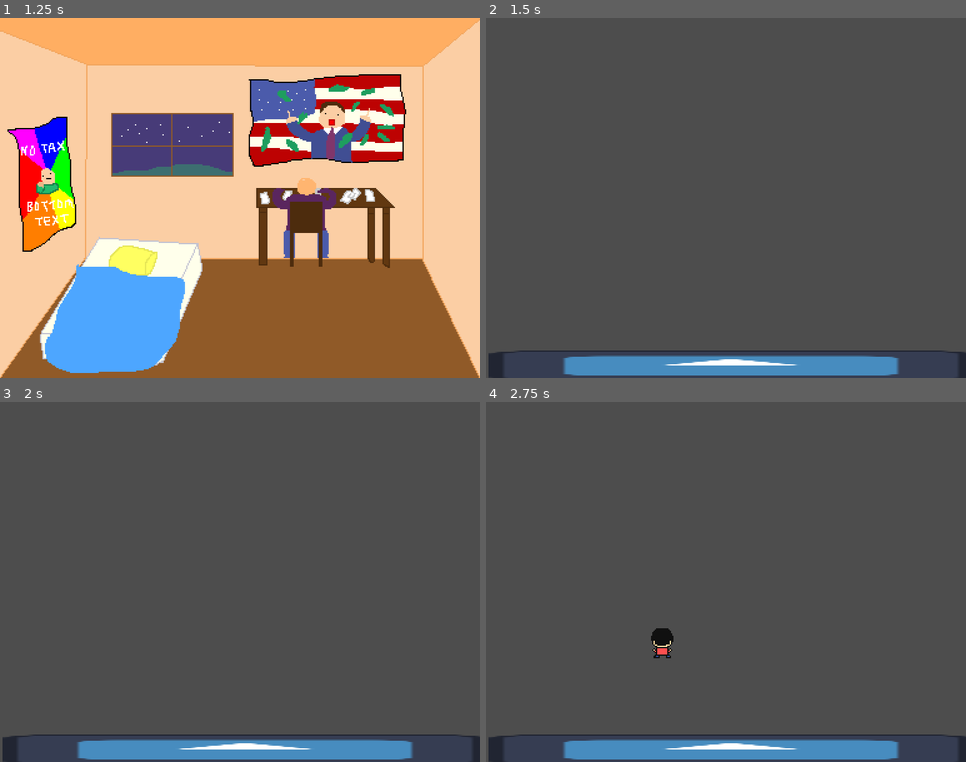
Above: before the commit, frames 1-4 (two rows, left to right).
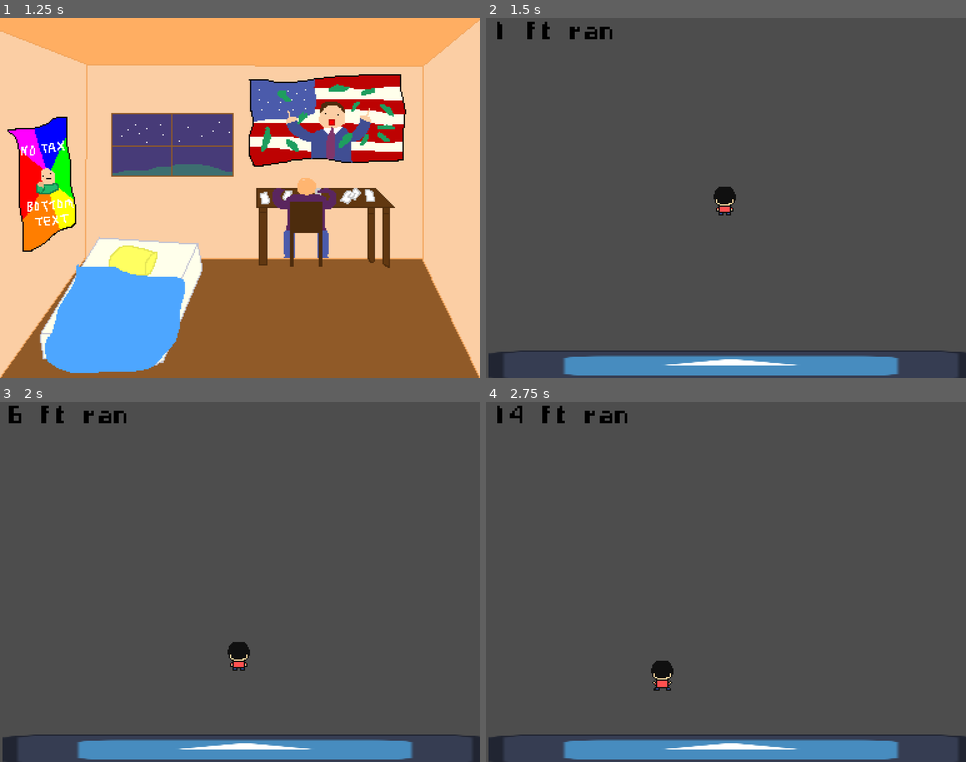
Above: after the commit, the same moments.

Repository: KaylaPuig/Hackabull-2023
Game: Godot game, scene res://Menu.tscn
Same seed, same stepped clock (60 frames per second), same inputs: the game is played once before the commit and once after it. The engine's default icon, where the game draws it, is replaced by a stand-in: a white triangle on a blue panel in a dark square.
Inputs:
- Up to frame 1 (1.25 s): tap Enter (ui_accept) at 0.5 s; hold Right (ui_right) from 0.53 s (still down); hold Enter (ui_accept) from 0.53 s (still down)
- Up to frame 2 (1.5 s): keep holding Right (ui_right); release Enter (ui_accept) at 1.28 s; tap Enter (ui_accept) at 1.35 s
- Up to frame 3 (2 s): keep holding Right (ui_right); tap Enter (ui_accept) at 1.52, 1.82 s
- Up to frame 4 (2.75 s): release Right (ui_right) at 2.03 s; hold Left (ui_left) from 2.03 s (still down); hold Enter (ui_accept) from 2.03 s (still down)

Frame 1 is identical in both runs. In frame 2, 0.6% of the frame differs, in the area x 2-53%, y 1-55%; in frame 3, 0.7%; in frame 4, 1.0%, in the area x 2-40%, y 1-81%.

Commit message:
Added distance counter and new assets

Diff:
--- /dev/null
+++ b/Distance Display.gd
@@ -0,0 +1,27 @@
+extends Node2D
+
+var desired_string = ""
+var letter_nodes = []
+
+# Called when the node enters the scene tree for the first time.
+func _ready():
+	pass # Replace with function body.
+
+
+# Called every frame. 'delta' is the elapsed time since the previous frame.
+func _process(delta):
+	sync_str_to_display()
+
+func sync_str_to_display():
+	while letter_nodes.size() < desired_string.length():
+		var child = load("res://Letter.tscn").instantiate()
+		add_child(child)
+		letter_nodes.append(child)
+
+	for i in range(desired_string.length()):
+		letter_nodes[i].show_character(desired_string.substr(i, 1))
+		letter_nodes[i].position.x = -180 + i * 12
+		letter_nodes[i].position.y = -134
+
+func set_desired_string(string):
+	desired_string = string
--- a/Player.gd
+++ b/Player.gd
@@ -9,7 +9,10 @@
 const LANE_DIST = 50.0
 const SPEED = 300.0
 const GRAVITY = 300.0
-const JUMPHEIGHT = 200.0
+const JUMPHEIGHT = 150.0
+
+func _ready():
+	$Animations.play("standing")
 
 func _physics_process(delta):
 	if not sliding and Input.is_action_just_pressed("ui_right"):
@@ -26,7 +29,7 @@
 	if sliding:
 		$Animations.play("slide")
 		sliding_elapsed += delta
-		if sliding_elapsed > 0.5:
+		if sliding_elapsed > 0.67:
 			sliding = false
 			sliding_elapsed = 0.0
 
--- a/Player.tscn
+++ b/Player.tscn
@@ -1,8 +1,9 @@
-[gd_scene load_steps=12 format=3 uid="uid://cx173mivxq2qh"]
+[gd_scene load_steps=16 format=3 uid="uid://cx173mivxq2qh"]
 
 [ext_resource type="Script" path="res://Player.gd" id="1_v82tr"]
 [ext_resource type="Texture2D" uid="uid://bnwp72ufmf8w7" path="res://assets/player/player_down_sheet.png" id="1_y0mwj"]
 [ext_resource type="Texture2D" uid="uid://bn7whfw2av4fx" path="res://assets/player/player_jump.png" id="2_qqlq8"]
+[ext_resource type="Texture2D" uid="uid://ckgl1y0xbi0wo" path="res://assets/player/slid sprint.png" id="3_sq3t4"]
 
 [sub_resource type="AtlasTexture" id="AtlasTexture_15cv1"]
 atlas = ExtResource("2_qqlq8")
@@ -11,6 +12,18 @@
 [sub_resource type="AtlasTexture" id="AtlasTexture_qoakt"]
 atlas = ExtResource("2_qqlq8")
 region = Rect2(0, 0, 32, 32)
+
+[sub_resource type="AtlasTexture" id="AtlasTexture_ldwxm"]
+atlas = ExtResource("3_sq3t4")
+region = Rect2(0, 0, 32, 32)
+
+[sub_resource type="AtlasTexture" id="AtlasTexture_2yesb"]
+atlas = ExtResource("3_sq3t4")
+region = Rect2(32, 0, 32, 32)
+
+[sub_resource type="AtlasTexture" id="AtlasTexture_qhc5o"]
+atlas = ExtResource("3_sq3t4")
+region = Rect2(64, 0, 32, 32)
 
 [sub_resource type="AtlasTexture" id="AtlasTexture_2lpbe"]
 atlas = ExtResource("1_y0mwj")
@@ -41,10 +54,19 @@
 "name": &"jump",
 "speed": 2.0
 }, {
-"frames": [],
-"loop": false,
+"frames": [{
+"duration": 1.0,
+"texture": SubResource("AtlasTexture_ldwxm")
+}, {
+"duration": 1.0,
+"texture": SubResource("AtlasTexture_2yesb")
+}, {
+"duration": 1.0,
+"texture": SubResource("AtlasTexture_qhc5o")
+}],
+"loop": true,
 "name": &"slide",
-"speed": 1.0
+"speed": 4.5
 }, {
 "frames": [{
 "duration": 1.0,
--- a/Run.gd
+++ b/Run.gd
@@ -6,7 +6,7 @@
 const MSEC_FT_DENOM = 7500.0
 
 func get_feet_traveled():
-	return floor(((Time.get_ticks_msec() - start_time_msec) * MSEC_FT_NUMER) / MSEC_FT_DENOM)
+	return int(floor(((Time.get_ticks_msec() - start_time_msec) * MSEC_FT_NUMER) / MSEC_FT_DENOM))
 
 # Called when the node enters the scene tree for the first time.
 func _ready():
@@ -15,4 +15,7 @@
 
 # Called every frame. 'delta' is the elapsed time since the previous frame.
 func _process(delta):
-	pass
+	var str_display = ""
+	str_display += str(get_feet_traveled())
+	str_display += " ft ran"
+	$"Camera2D/Distance Display".set_desired_string(str_display)
--- a/Run.tscn
+++ b/Run.tscn
@@ -1,15 +1,14 @@
-[gd_scene load_steps=5 format=3 uid="uid://b6m3myocy3rce"]
+[gd_scene load_steps=6 format=3 uid="uid://b6m3myocy3rce"]
 
 [ext_resource type="Script" path="res://Run.gd" id="1_7gxrf"]
 [ext_resource type="PackedScene" uid="uid://cx173mivxq2qh" path="res://Player.tscn" id="2_h4su4"]
 [ext_resource type="Texture2D" uid="uid://c5d1l18bem7ea" path="res://icon.svg" id="3_yadts"]
+[ext_resource type="Script" path="res://Distance Display.gd" id="4_nbyl5"]
 
 [sub_resource type="WorldBoundaryShape2D" id="WorldBoundaryShape2D_aw8fr"]
 
 [node name="Run" type="Node2D"]
 script = ExtResource("1_7gxrf")
-
-[node name="Player" parent="." instance=ExtResource("2_h4su4")]
 
 [node name="invisible floor" type="StaticBody2D" parent="."]
 
@@ -22,4 +21,9 @@
 scale = Vector2(3.02344, 0.195312)
 texture = ExtResource("3_yadts")
 
+[node name="Player" parent="." instance=ExtResource("2_h4su4")]
+
 [node name="Camera2D" type="Camera2D" parent="."]
+
+[node name="Distance Display" type="Node2D" parent="Camera2D"]
+script = ExtResource("4_nbyl5")
Binary file added: assets/player/slid sprint.png
Binary file removed: assets/slid sprint.png
Not shown, added: .DS_Store
Not shown, added: assets/.DS_Store
